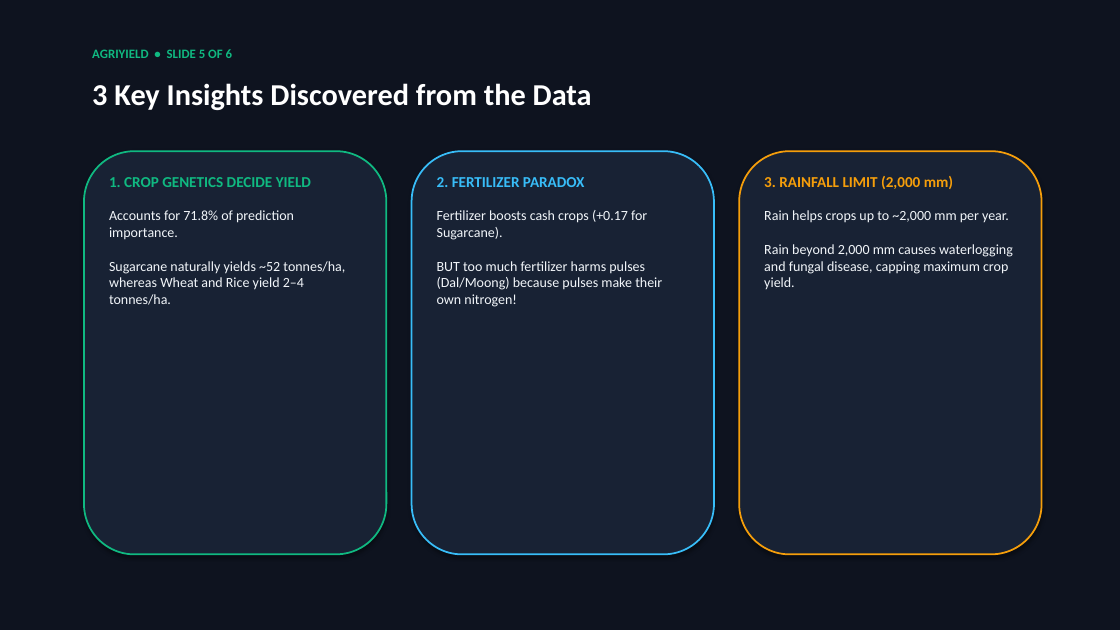
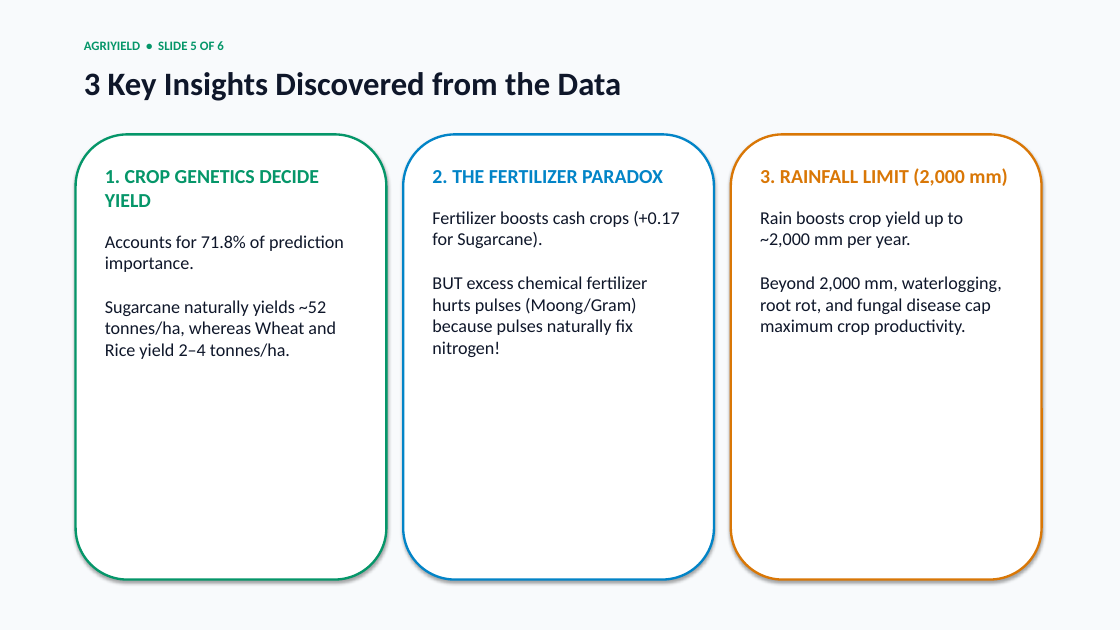
Before and after one commit to deva-2006/AgriYield, a slide deck: slide 5 of AgriYield_Presentation.pptx. Drawn at 1120x630 pixels with LibreOffice and Linux fonts; fonts in the diff are those of the drawing. Boxes give left, top, right and bottom in pixels: in the first picture for what was removed or moved away, otherwise in the second. Text is boxed around its words. In the diff, an @@ line names an element or a change of style, - is before the commit and + after.

Commit message:
Update presentation to clean Light Theme with large fonts and high contrast

```diff
--- a/AgriYield_Presentation.pptx
+++ b/AgriYield_Presentation.pptx
@@ background #0E131F to #F8FAFC @@
@@ text "AGRIYIELD • SLIDE 5 OF ...": place and size @@
-text "AGRIYIELD • SLIDE 5 OF ..." at <box>92,49,232,58</box>
+text "AGRIYIELD • SLIDE 5 OF ..." at <box>84,41,223,50</box>
@@ text "AGRIYIELD • SLIDE 5 OF ..." at <box>84,41,223,50</box>: text colour #10B981 to #059669 @@
@@ text "3 Key Insights Discovered from ...": place and size @@
-text "3 Key Insights Discovered from ..." at <box>92,83,592,110</box>
+text "3 Key Insights Discovered from ..." at <box>84,72,621,101</box>
@@ text "3 Key Insights Discovered from ..." at <box>84,72,621,101</box>: size 26 to 28 pt, text colour #FFFFFF to #0F172A @@
@@ rounded rectangle: place and size @@
-rounded rectangle at <box>84,151,386,555</box>
+rounded rectangle at <box>76,134,386,580</box>
@@ rounded rectangle at <box>76,134,386,580</box>: fill #182234 to #FFFFFF; outline #10B981 1.5 pt to #059669 2 pt @@
@@ rounded rectangle: place and size @@
-rounded rectangle at <box>412,151,714,555</box>
+rounded rectangle at <box>403,134,714,580</box>
@@ rounded rectangle at <box>403,134,714,580</box>: fill #182234 to #FFFFFF; outline #38BDF8 1.5 pt to #0284C7 2 pt @@
@@ rounded rectangle: place and size @@
-rounded rectangle at <box>739,151,1042,555</box>
+rounded rectangle at <box>731,134,1042,580</box>
@@ rounded rectangle at <box>731,134,1042,580</box>: fill #182234 to #FFFFFF; outline #F59E0B 1.5 pt to #D97706 2 pt @@
@@ text "1. CROP GENETICS DECIDE YIELD": place and size @@
-text "1. CROP GENETICS DECIDE YIELD" at <box>109,177,345,305</box>
+text "1. CROP GENETICS DECIDE YIELD" at <box>105,170,344,359</box>
@@ text "1. CROP GENETICS DECIDE YIELD" at <box>105,170,344,359</box>: size 13 to 17 pt, text colour #10B981 to #059669 in "1. CROP GENETICS DECIDE YIELD"; size 12 to 15.5 pt, text colour #F1F5F9 to #0F172A in "Accounts for 71.8% of prediction importance. Sugarcane ..."; more space between paragraphs @@
@@ text at <box>432,170,679,357</box>: text changed; size 12 to 15.5 pt; text colour #F1F5F9 to #0F172A @@
-2. FERTILIZER PARADOX
-Fertilizer boosts cash crops (+0.17 for Sugarcane).
-BUT too much fertilizer harms pulses (Dal/Moong) because pulses make their own nitrogen!
+2. THE FERTILIZER PARADOX
+Fertilizer boosts cash crops (+0.17 for Sugarcane).
+BUT excess chemical fertilizer hurts pulses (Moong/Gram) because pulses naturally fix nitrogen!
@@ text "3. RAINFALL LIMIT (2,000 mm)": place and size @@
-text "3. RAINFALL LIMIT (2,000 mm)" at <box>764,176,1013,289</box>
+text "3. RAINFALL LIMIT (2,000 mm)" at <box>760,168,1007,335</box>
@@ text at <box>760,168,1007,186</box>: size 13 to 17 pt, text colour #F59E0B to #D97706 in "3. RAINFALL LIMIT (2,000 mm)" @@
@@ text at <box>760,211,1002,335</box>: text changed; size 12 to 15.5 pt; text colour #F1F5F9 to #0F172A @@
-Rain helps crops up to ~2,000 mm per year.
-Rain beyond 2,000 mm causes waterlogging and fungal disease, capping maximum crop yield.
+Rain boosts crop yield up to ~2,000 mm per year.
+Beyond 2,000 mm, waterlogging, root rot, and fungal disease cap maximum crop productivity.
```
Also in this commit, not shown: 5 other slides changed, 1 other file.
